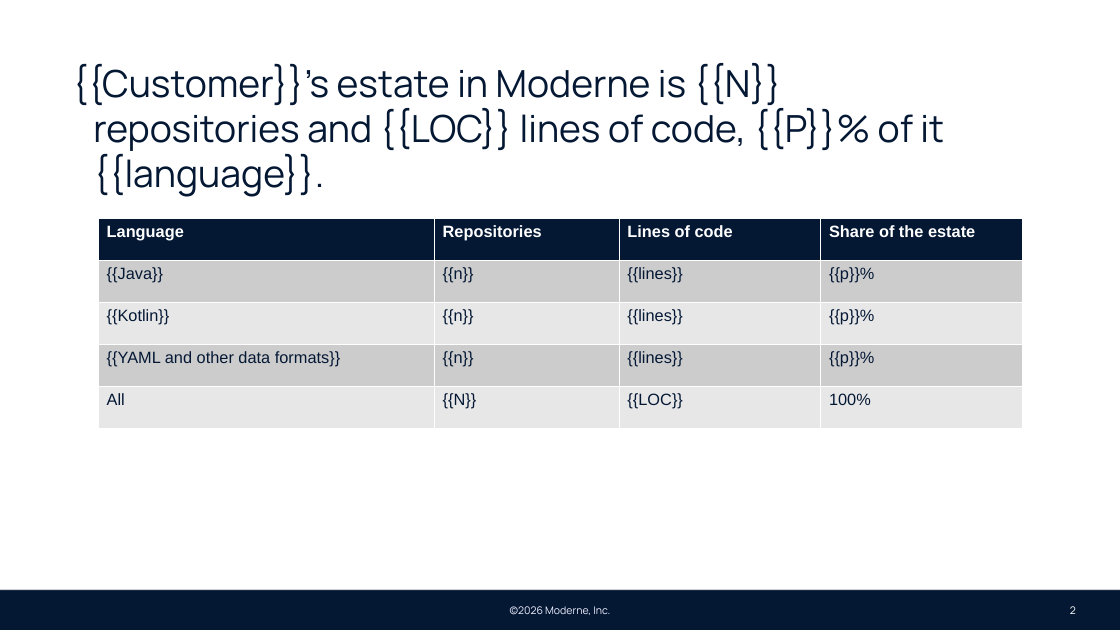
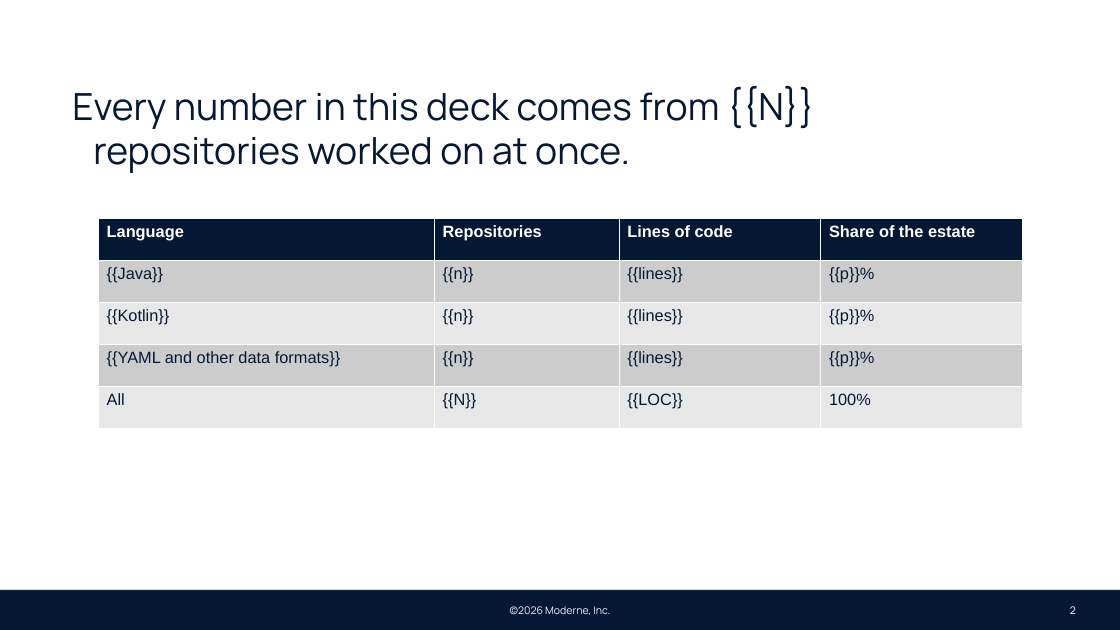
Before and after one commit to moderneinc/moderne-docs, a slide deck: slide 2 of static/decks/moderne-pov.pptx. Drawn at 1120x630 pixels with LibreOffice and Linux fonts; fonts in the diff are those of the drawing; background and template pictures are left out. Boxes give left, top, right and bottom in pixels: in the first picture for what was removed or moved away, otherwise in the second. Text is boxed around its words. In the diff, an @@ line names an element or a change of style, - is before the commit and + after.

```diff
--- a/static/decks/moderne-pov.pptx
+++ b/static/decks/moderne-pov.pptx
@@ text at [72,86,815,173]: text changed @@
-{{Customer}}'s estate in Moderne is {{N}} repositories and {{LOC}} lines of code, {{P}}% of it {{language}}.
+Every number in this deck comes from {{N}} repositories worked on at once.
```
Also in this commit, not shown: 5 other slides changed, 6 slides added, 7 slides removed, 3 other files.
